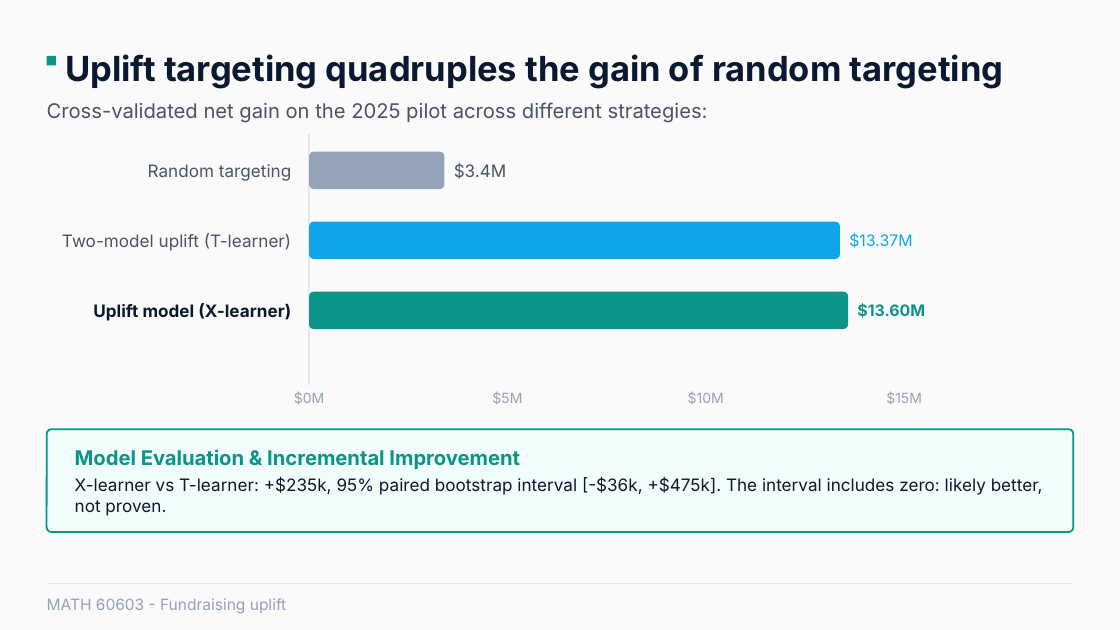
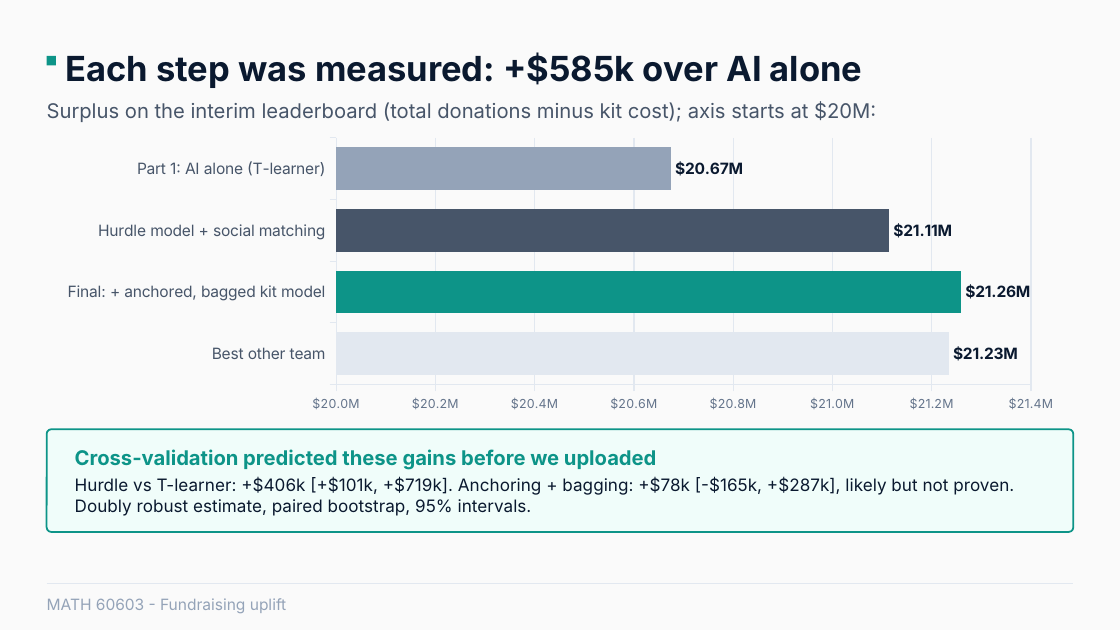
Before and after one commit to JonasRocha189/statistical-learning-project-group, a slide deck: slide 11 of MATH 60603 Statistical Learning - revised.pptx. Drawn at 1120x630 pixels with LibreOffice and Linux fonts; fonts in the diff are those of the drawing; background and template pictures are left out. Boxes give left, top, right and bottom in pixels: in the first picture for what was removed or moved away, otherwise in the second. Text is boxed around its words. In the diff, an @@ line names an element or a change of style, - is before the commit and + after.

```diff
--- a/MATH 60603 Statistical Learning - revised.pptx
+++ b/MATH 60603 Statistical Learning - revised.pptx
@@ text at (x1=65, y1=52, x2=863, y2=88): text changed @@
-Uplift targeting quadruples the gain of random targeting
+Each step was measured: +$585k over AI alone
@@ text at (x1=47, y1=101, x2=876, y2=122): text changed @@
-Cross-validated net gain on the 2025 pilot across different strategies:
+Surplus on the interim leaderboard (total donations minus kit cost); axis starts at $20M:
@@ bar chart added at (x1=47, y1=132, x2=1074, y2=418) @@
+categories: Best other team, Final: + anchored, bagged kit model, Hurdle model + social matching, Part 1: AI alone (T-learner)
+Series 1: 21.23, 21.26, 21.11, 20.67
@@ line removed from (309, 134) to (309, 385) @@
@@ text removed at (x1=148, y1=164, x2=291, y2=181) @@
-Random targeting
@@ rounded rectangle removed at (x1=309, y1=151, x2=445, y2=188) @@
@@ text removed at (x1=454, y1=163, x2=507, y2=179) @@
-$3.4M
@@ text removed at (x1=62, y1=233, x2=291, y2=251) @@
-Two-model uplift (T-learner)
@@ rounded rectangle removed at (x1=309, y1=222, x2=840, y2=259) @@
@@ text removed at (x1=849, y1=232, x2=912, y2=248) @@
-$13.37M
@@ rounded rectangle removed at (x1=309, y1=291, x2=848, y2=328) @@
@@ text removed at (x1=93, y1=303, x2=291, y2=321) @@
-Uplift model (X-learner)
@@ text removed at (x1=857, y1=303, x2=925, y2=318) @@
-$13.60M
@@ text removed at (x1=294, y1=391, x2=324, y2=404) @@
-$0M
@@ text removed at (x1=492, y1=391, x2=522, y2=404) @@
-$5M
@@ text removed at (x1=688, y1=392, x2=724, y2=404) @@
-$10M
@@ text removed at (x1=886, y1=391, x2=922, y2=404) @@
-$15M
@@ text at (x1=75, y1=449, x2=1014, y2=516): text changed @@
-Model Evaluation & Incremental Improvement
-X-learner vs T-learner: +$235k, 95% paired bootstrap interval [-$36k, +$475k]. The interval includes zero: likely better, not proven.
+Cross-validation predicted these gains before we uploaded
+Hurdle vs T-learner: +$406k [+$101k, +$719k]. Anchoring + bagging: +$78k [-$165k, +$287k], likely but not proven. Doubly robust estimate, paired bootstrap, 95% intervals.
```
Also in this commit, not shown: 10 other slides changed, 4 other files.
